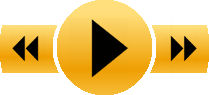
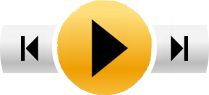
Before/after of a 209 × 95 layered artwork. What changed in the layer stack:
painted on "Pasted Layer copy" over [185, 36, 198, 61]
painted on "Pasted Layer" over [11, 36, 24, 61]
hid "New Layer#2", painted on it over [0, 25, 209, 73]
painted on "New Layer copy" over [57, 0, 152, 95]
